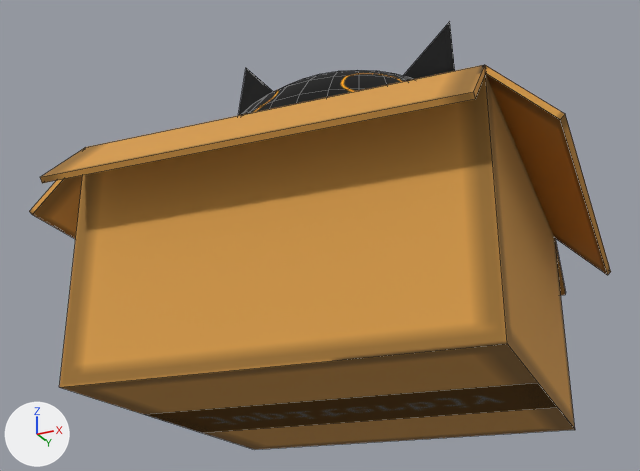
A saved change to the Blender file PointCloud/Models/neko.blend.
Both versions are drawn from a camera (50 mm lens) standing at (1.89, -4.08, -1.46) and looking at (-0.14, -0.02, 0.37). Lighting does not change. The marker at lower left points along +X, +Y and +Z. Mesh edges are drawn as thin lines.

In view in the first picture: 'Neko'.
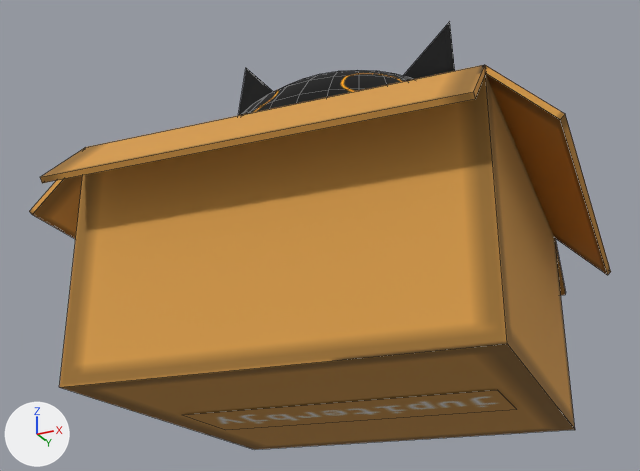
Changed parts and their boxes (x1, y1, x2, y2) in the pictures (640 x 471 px; the box of a moved part takes in the faces that stretch with it):
part 1 of me_cube_005, moved or reshaped: before (144, 383, 556, 432); after (184, 390, 516, 430)

The edits, one by one:
me_cube_005 has 341 vertices, 311 faces and spans x -1.3..1.3, y -1.3..1.3, z -1.0..2.63.
me_cube_005 is used by ob_neko; location (0.0, 0.0, 0.0); rotation (0.0, 0.0, 3.224), in degrees (0, 0, 185); scale (1.0, -1.0, 0.602).
Part 1, on me_cube_005:
Vertex 337 of me_cube_005 moves from (1.0, -0.3, -1.0) at pixel (144, 414) to (0.81, -0.24, -1.01) at pixel (181, 414).
Vertex 338 of me_cube_005 moves from (-1.0, -0.3, -1.0) at pixel (537, 382) to (-0.81, -0.24, -1.01) at pixel (497, 389).
Vertex 339 of me_cube_005 moves from (1.0, 0.3, -1.0) at pixel (200, 432) to (0.81, 0.24, -1.01) at pixel (225, 429).
Vertex 340 of me_cube_005 moves from (-1.0, 0.3, -1.0) at pixel (557, 407) to (-0.81, 0.24, -1.01) at pixel (516, 409).
